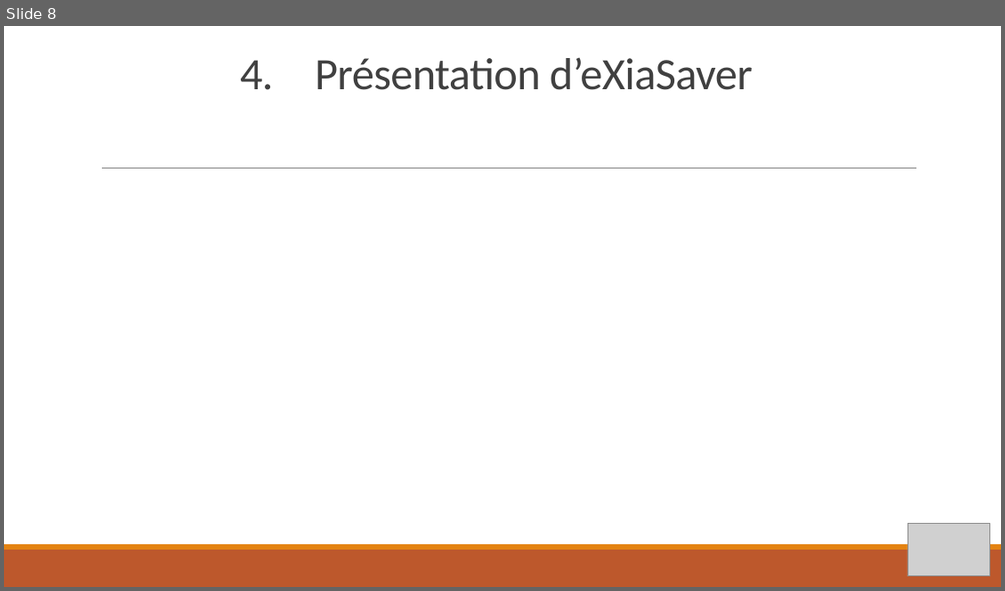
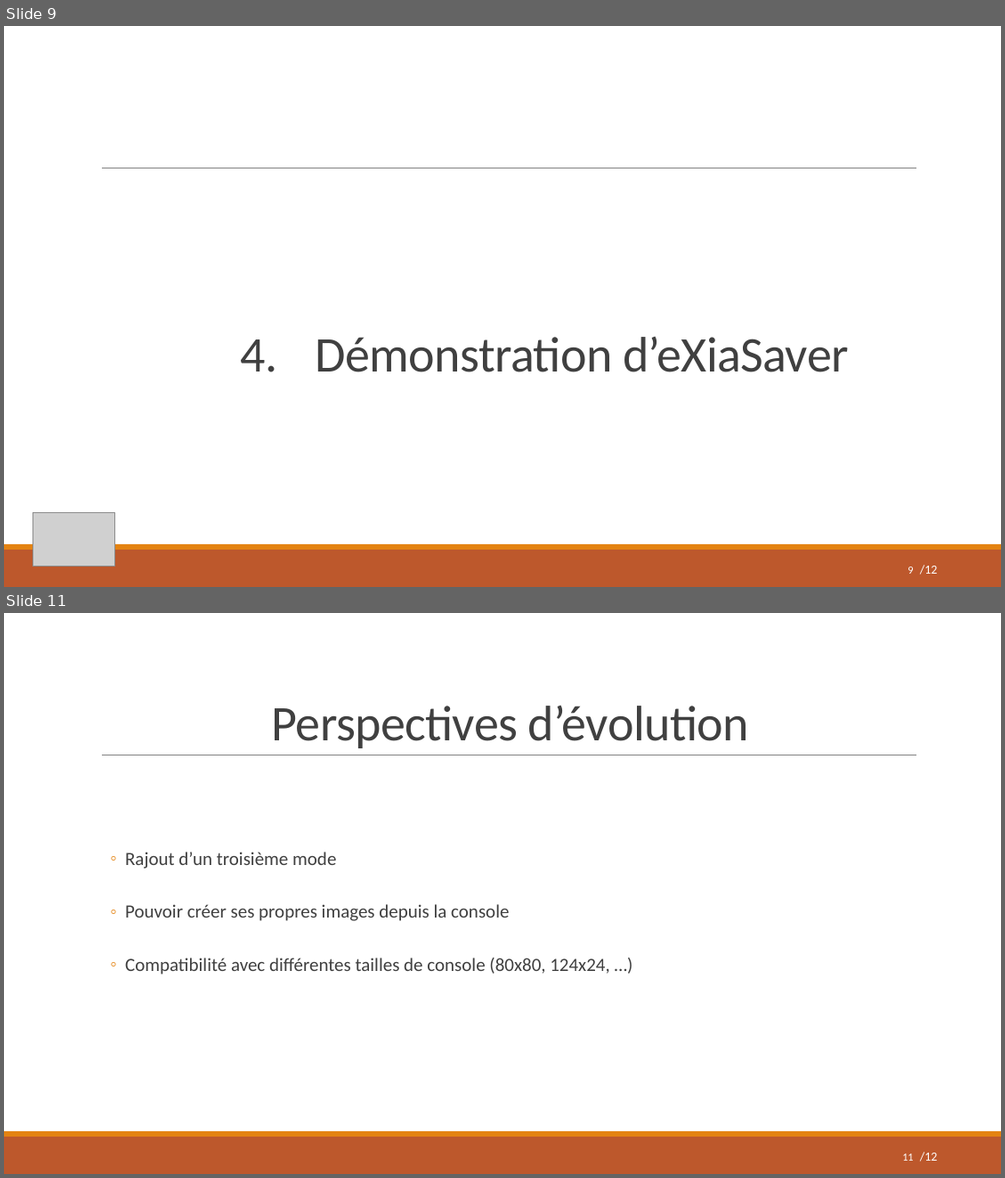
Before and after one commit to pierredumangin/Projet-eXiaSaver, a slide deck: PPT eXiaSaver.pptx. Shown one above the other, each under a label of ours: slide 8 before the commit, slides 9 and 11 after it; the slides between them are not shown. The pictures are 1005x591 and 1005x1178 pixels, drawn with LibreOffice and Linux fonts; fonts in the diff are those of the drawing; grey boxes stand for pictures. Boxes give left, top, right and bottom in pixels: in the first picture for what was removed or moved away, otherwise in the second. Text is boxed around its words. In the diff, an @@ line names an element or a change of style, - is before the commit and + after.

```diff
--- a/PPT eXiaSaver.pptx
+++ b/PPT eXiaSaver.pptx
@@ slide 11 added at (x1=4, y1=613, x2=1001, y2=1174), background #FFFFFF; not listed: 3 template elements that a slide beside it also shows @@
@@ title added at (x1=272, y1=706, x2=749, y2=748), 48 pt, text #404040 @@
+Perspectives d’évolution
@@ text added at (x1=125, y1=852, x2=609, y2=974), 18 pt, text #404040 @@
+  ◦ Rajout d’un troisième mode
+  ◦ Pouvoir créer ses propres images depuis la console
+  ◦ Compatibilité avec différentes tailles de console (80x80, 124x24, …)
@@ page number added at (x1=902, y1=1153, x2=913, y2=1160), 10.5 pt, text #FFFFFF @@
+11
@@ text added at (x1=920, y1=1151, x2=938, y2=1161), 12 pt, text #FFFFFF @@
+/12
@@ what was slide 8 is now slide 9 @@
@@ slide 9 changed as well @@
@@ title at (x1=241, y1=337, x2=849, y2=372): text changed; size 43.2 to 48 pt @@
-4. Présentation d’eXiaSaver
+4. Démonstration d’eXiaSaver
@@ picture moved from (x1=907, y1=523, x2=989, y2=576) to (x1=32, y1=513, x2=114, y2=566) @@
@@ page number added at (x1=907, y1=566, x2=913, y2=573), 10.5 pt, text #FFFFFF @@
+9
@@ text added at (x1=920, y1=564, x2=938, y2=574), 12 pt, text #FFFFFF @@
+/12
```
Also in this commit, not shown: 7 other slides changed, 3 other slides added, 1 slide removed.
